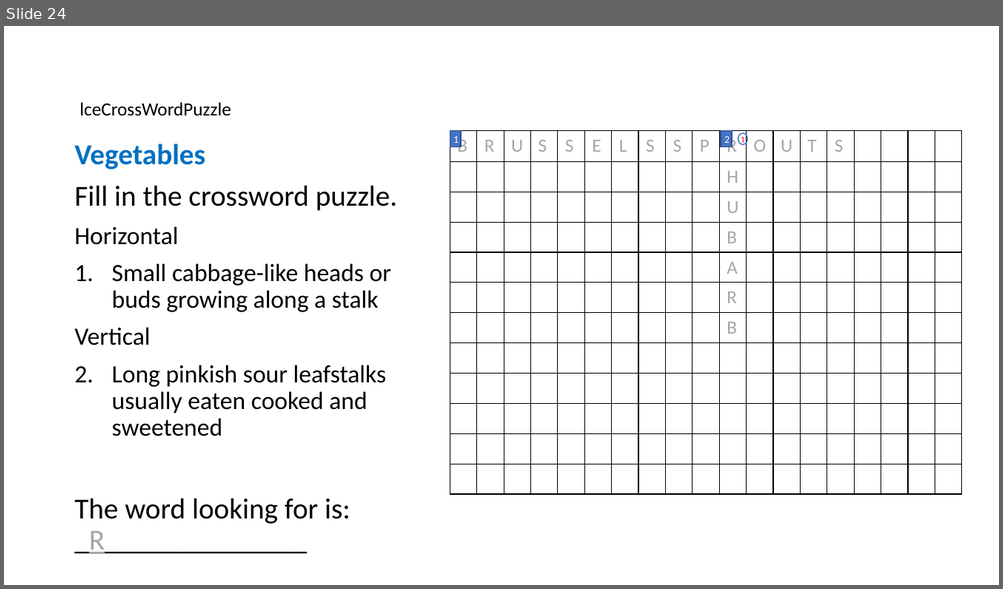
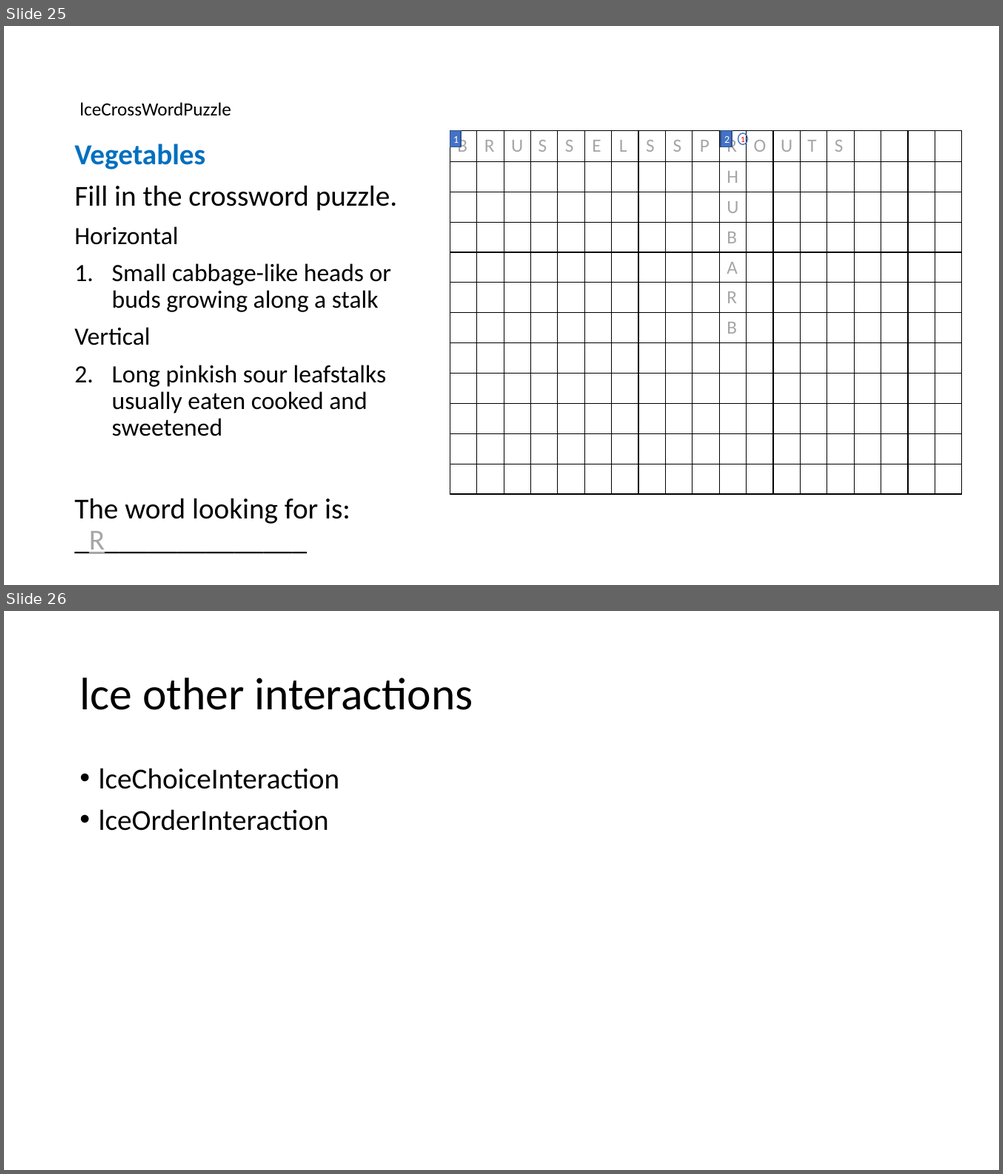
Before and after one commit to XStructuring/eu.xstructuring.dita.lce, a slide deck: documentation/Interaction_examples_visual.pptx. Shown one above the other, each under a label of ours: slide 24 before the commit, slides 25 and 26 after it. The pictures are 1003x589 and 1003x1174 pixels, drawn with LibreOffice and Linux fonts; fonts in the diff are those of the drawing. Boxes give left, top, right and bottom in pixels: in the first picture for what was removed or moved away, otherwise in the second. Text is boxed around its words. In the diff, an @@ line names an element or a change of style, - is before the commit and + after.

```diff
--- a/documentation/Interaction_examples_visual.pptx
+++ b/documentation/Interaction_examples_visual.pptx
@@ slide 26 added at <box>4,611,999,1170</box>, background #FFFFFF @@
@@ title added at <box>79,678,472,710</box>, 44 pt, text #000000 @@
+lce other interactions
@@ text added at <box>99,768,339,831</box>, 28 pt, text #000000 @@
+• lceChoiceInteraction
+• lceOrderInteraction
@@ what was slide 24 is now slide 25 @@
```
Also in this commit, not shown: 3 slides changed, 11 other slides added, 6 other files.
